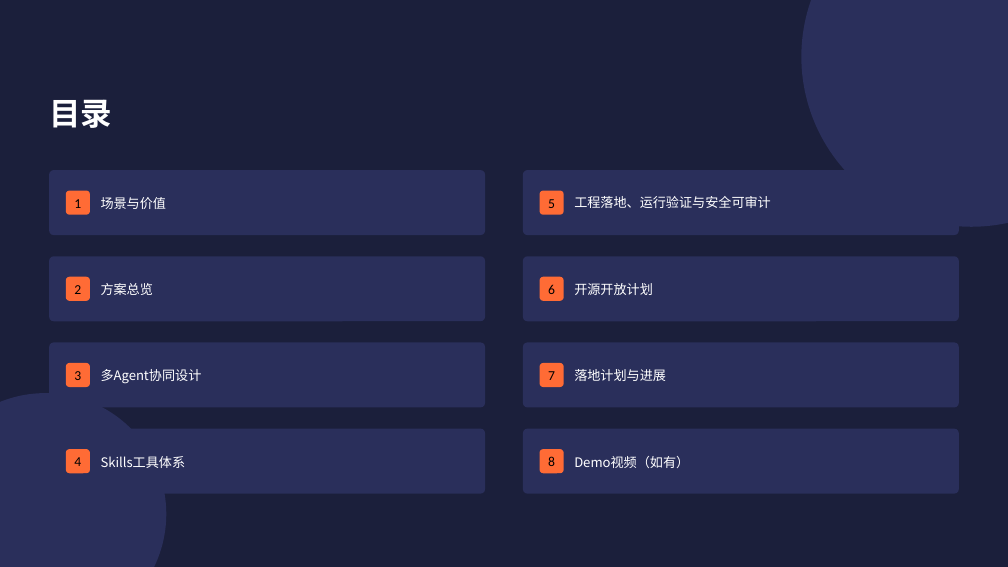
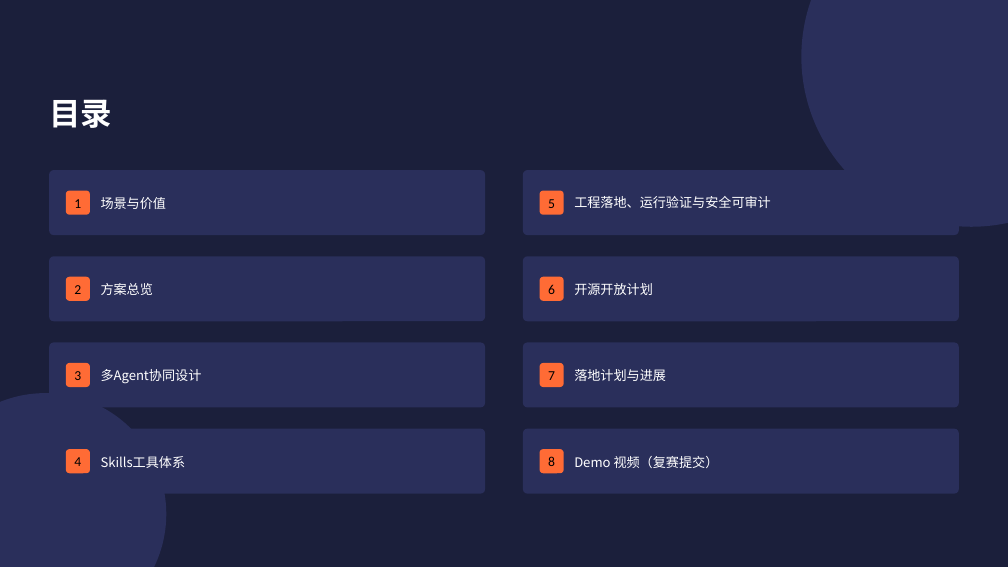
Before and after one commit to dengyier/OpenWorkProof, a slide deck: slide 3 of docs/competition/OpenWorkProof参赛方案/OpenWorkProof初赛方案-官方模板.pptx. Drawn at 1008x567 pixels with LibreOffice and Linux fonts; fonts in the diff are those of the drawing. Boxes give left, top, right and bottom in pixels: in the first picture for what was removed or moved away, otherwise in the second. Text is boxed around its words. In the diff, an @@ line names an element or a change of style, - is before the commit and + after.

Commit message:
docs: strip template scaffolding from the competition deck
- remove the 6 P0 card rule-hint rows (e.g. '<=20 chars') so cards carry
  only real content
- drop the '(示例)' placeholder tag on the scenario slide
- reword TOC item 8 to 'Demo 视频（复赛提交）'
- verified: no template scaffolding residue across all 19 slides

```diff
--- a/docs/competition/OpenWorkProof参赛方案/OpenWorkProof初赛方案-官方模板.pptx
+++ b/docs/competition/OpenWorkProof参赛方案/OpenWorkProof初赛方案-官方模板.pptx
@@ text at bbox=[574, 456, 719, 468]: text changed @@
-Demo视频（如有）
+Demo 视频（复赛提交）
```
Also in this commit, not shown: 2 other slides changed.
